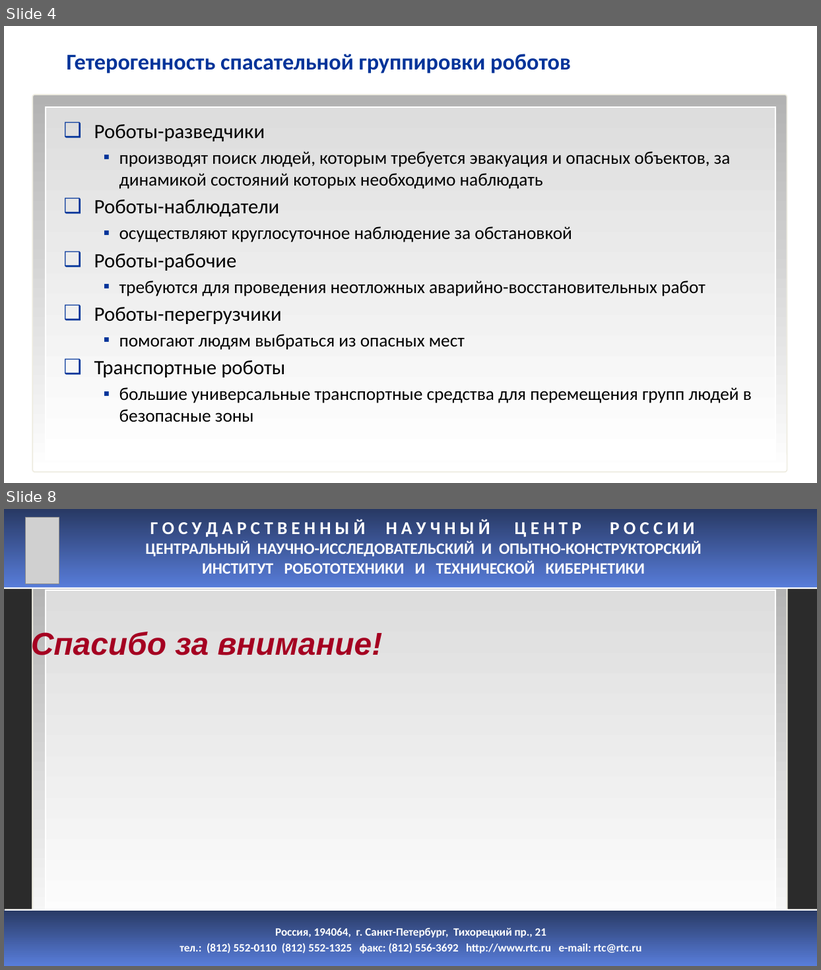
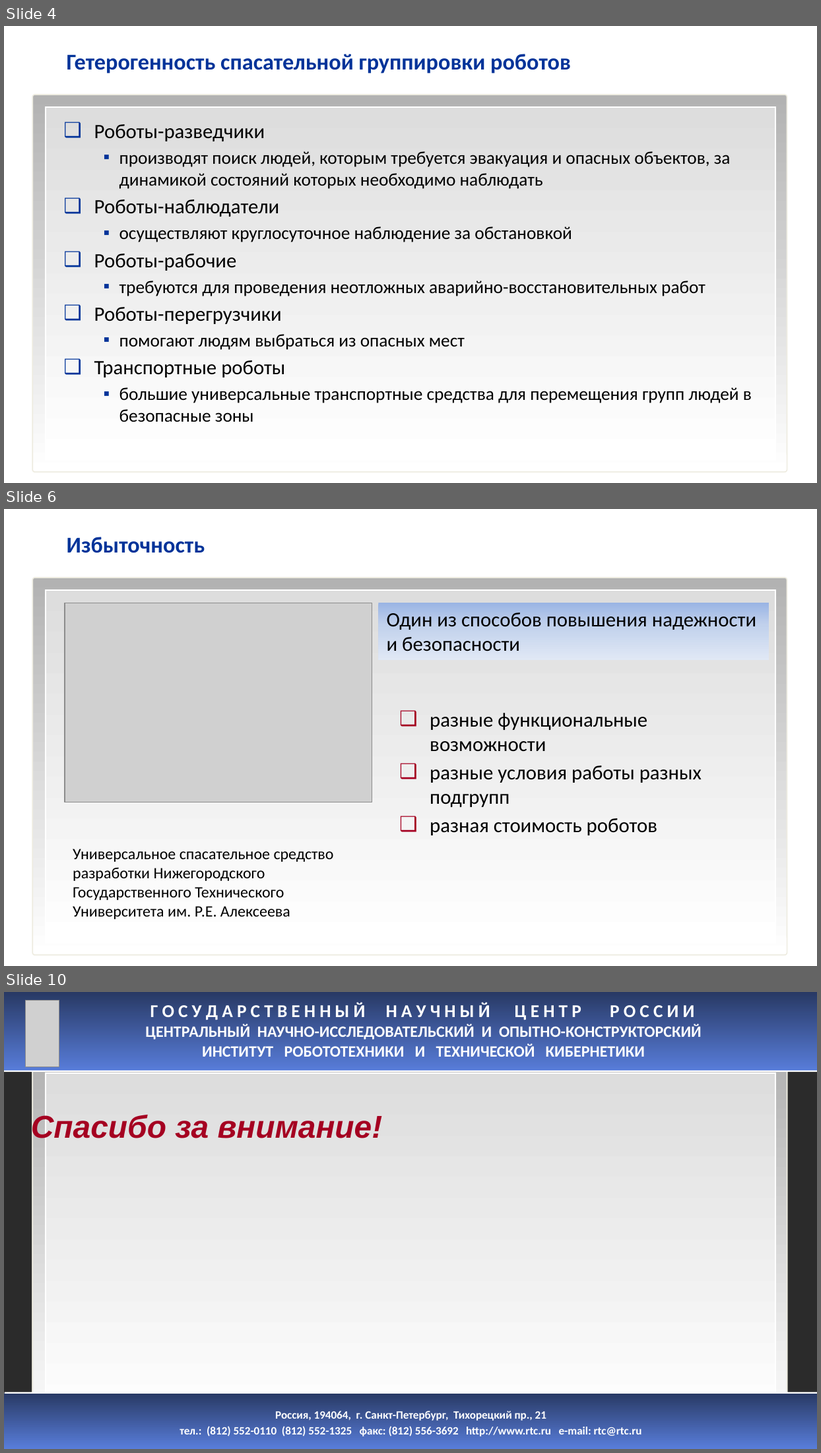
Before and after one commit to hellraptor/RescueRobots, a slide deck: MorskoySalon.pptx. Shown one above the other, each under a label of ours: slides 4 and 8 before the commit, slides 4, 6 and 10 after it; the slides between them are not shown. The pictures are 821x970 and 821x1453 pixels, drawn with LibreOffice and Linux fonts; fonts in the diff are those of the drawing; grey boxes stand for pictures; background and template pictures are left out; a plain dark background stands for a picture behind light text. Boxes give left, top, right and bottom in pixels: in the first picture for what was removed or moved away, otherwise in the second. Text is boxed around its words. In the diff, an @@ line names an element or a change of style, - is before the commit and + after.

```diff
--- a/MorskoySalon.pptx
+++ b/MorskoySalon.pptx
@@ slide 6 added at (4, 509, 817, 966), background #FFFFFF; not listed: 2 template elements that a slide beside it also shows @@
@@ title added at (67, 537, 205, 553), 20 pt, text #003399, bold @@
+Избыточность
@@ picture added at (65, 603, 372, 803) @@
@@ rectangle added at (379, 603, 769, 660), fill gradient #9AB5E4 to #C2D1ED to #E1E8F5, 18 pt, text #000000 @@
+Один из способов повышения надежности и безопасности
@@ text added at (430, 713, 702, 836), 18 pt, text #000000 @@
+❑ разные функциональные возможности
+❑ разные условия работы разных подгрупп
+❑ разная стоимость роботов
@@ text added at (73, 849, 334, 920), 14 pt, text #000000 @@
+Универсальное спасательное средство разработки Нижегородского Государственного Технического Университета им. Р.Е. Алексеева
@@ what was slide 8 is now slide 10 @@
```
Also in this commit, not shown: 1 slide changed, 3 other slides added, 2 slides removed.
